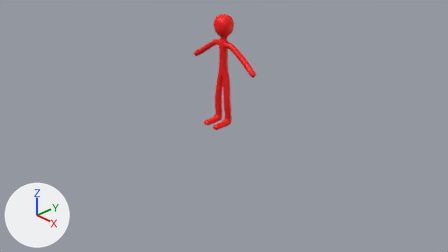
The Blender file art/blender/stickman.blend: old version first, new version second.
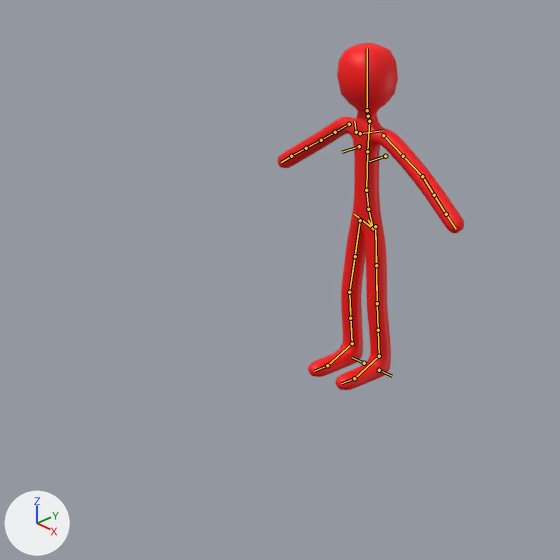
There are two pictures of each version: one from the file's camera 'Camera', one close up on the part from 23% to 64% of the width and 0% to 74% of the height. The axes (+X, +Y, +Z) are drawn at lower left. The lights are the same throughout. The bones that bend it are drawn over the model as lines in the close-ups.

In view in the first close-up: 'Skin'.
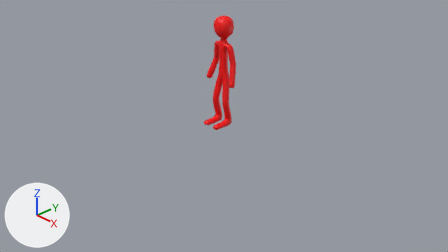
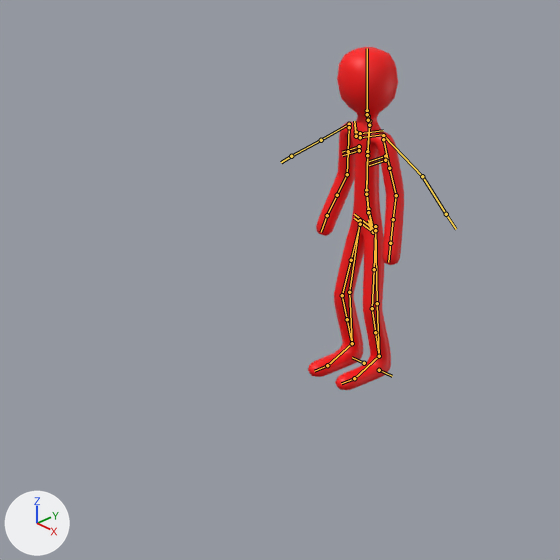
The newer file adds an action. The first version stands in its rest pose; the second is drawn at frame 17 of the action 'Land'.

The change in detail:
Bone 'torso' (bone_torso) moves from (0.0, 0.0, 0.0) to (0.0, 0.0, -0.023).
Bone 'thigh_ik.L' (bone_thigh_ik_l) turns from (0, 0, 0) to (0, 17, 0) degrees about its own x, y and z.
Bone 'thigh_ik.R' (bone_thigh_ik_r) turns from (0, 0, 0) to (0, -17, 0) degrees about its own x, y and z.
Bone 'upper_arm_ik.L' (bone_upper_arm_ik_l) turns from (0, 0, 0) to (0, -9, 0) degrees about its own x, y and z.
Bone 'upper_arm_ik.R' (bone_upper_arm_ik_r) turns from (0, 0, 0) to (0, 9, 0) degrees about its own x, y and z.
Bone 'hand_ik.L' (bone_hand_ik_l) moves from (0.0, 0.0, 0.0) to (-0.375, -0.061, -0.268).
Bone 'hand_ik.L' (bone_hand_ik_l) turns from (0, 0, 0) to (21, -3, -43) degrees about its own x, y and z.
Bone 'hand_ik.R' (bone_hand_ik_r) moves from (0.0, 0.0, 0.0) to (0.378, -0.058, -0.254).
Bone 'hand_ik.R' (bone_hand_ik_r) turns from (0, 0, 0) to (21, 3, 43) degrees about its own x, y and z.

Where the change shows, as pixel boxes (x1, y1, x2, y2) in the close-ups (560 x 560 px):
'Skin', posed (48% narrower): before (277, 43, 464, 390); after (308, 47, 404, 390)
